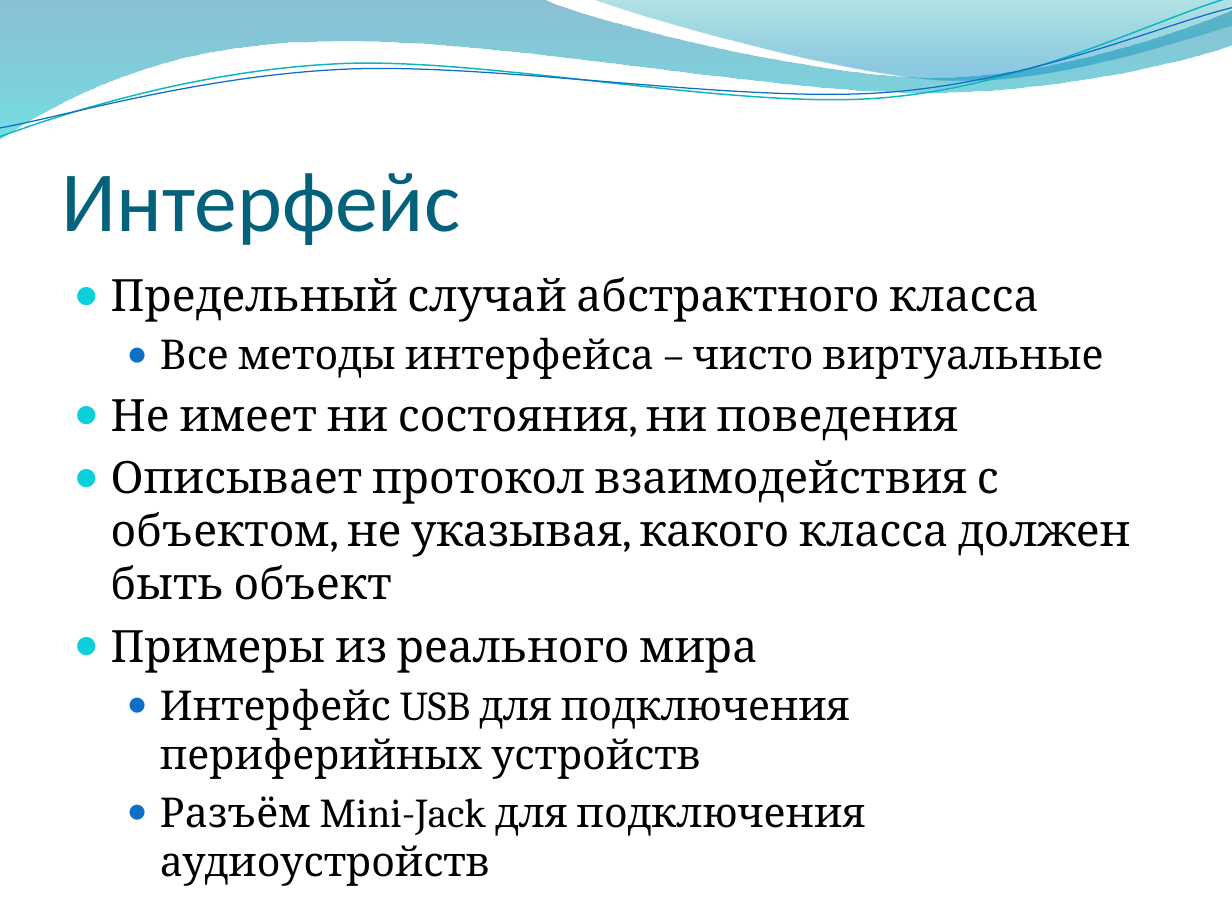
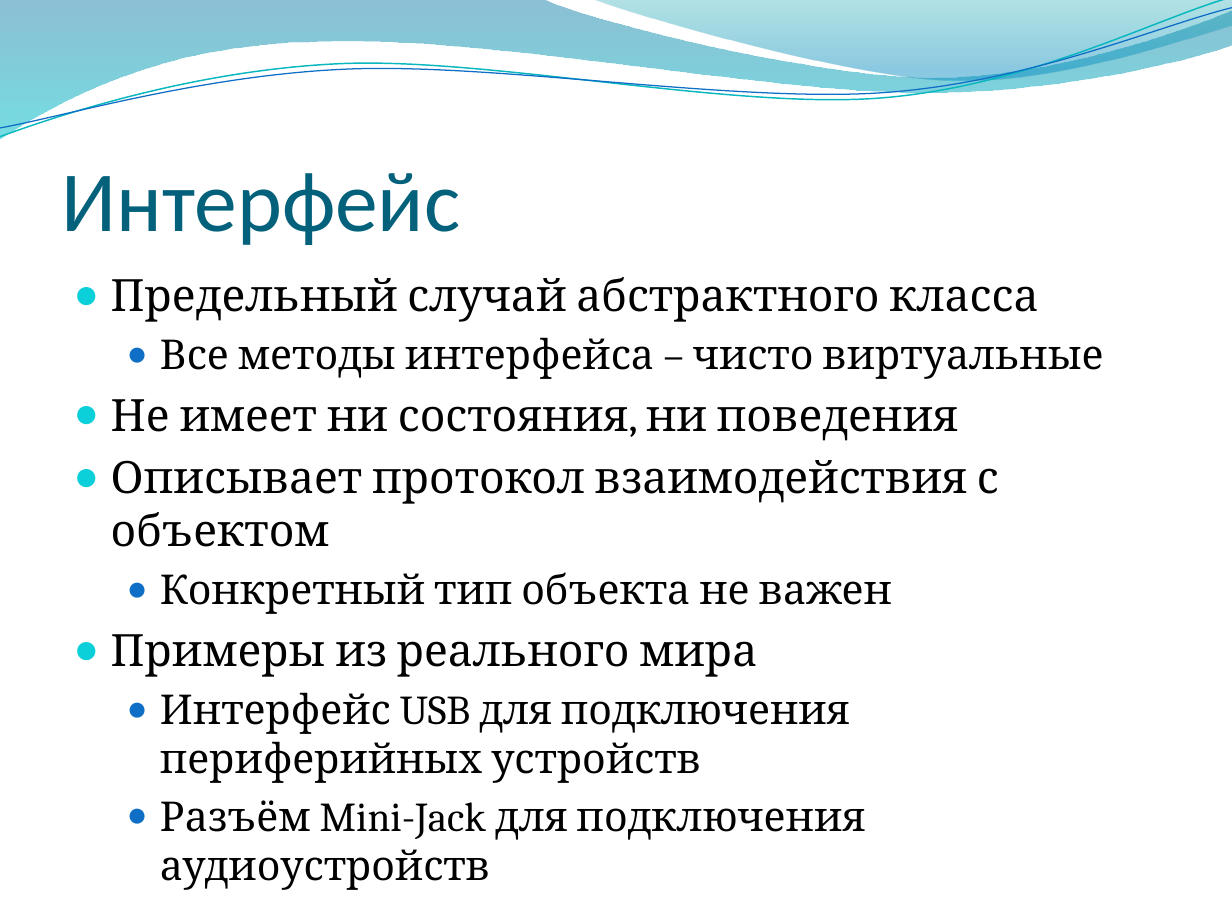
Before and after one commit to alexey-malov/oop, a slide deck: slide 89 of lectures/03/Наследование и полиморфизм.pptx. Drawn at 1232x924 pixels with LibreOffice and Linux fonts; fonts in the diff are those of the drawing; background and template pictures are left out. Boxes give left, top, right and bottom in pixels: in the first picture for what was removed or moved away, otherwise in the second. Text is boxed around its words. In the diff, an @@ line names an element or a change of style, - is before the commit and + after.

```diff
--- a/lectures/03/Наследование и полиморфизм.pptx
+++ b/lectures/03/Наследование и полиморфизм.pptx
@@ text at <box>111,460,999,614</box>: text changed @@
-● Описывает протокол взаимодействия с объектом, не указывая, какого класса должен быть объект
+● Описывает протокол взаимодействия с объектом
+  ● Конкретный тип объекта не важен
```
Also in this commit, not shown: 2 other slides changed, 5 slides added, 3 slides removed, 1 other file.
